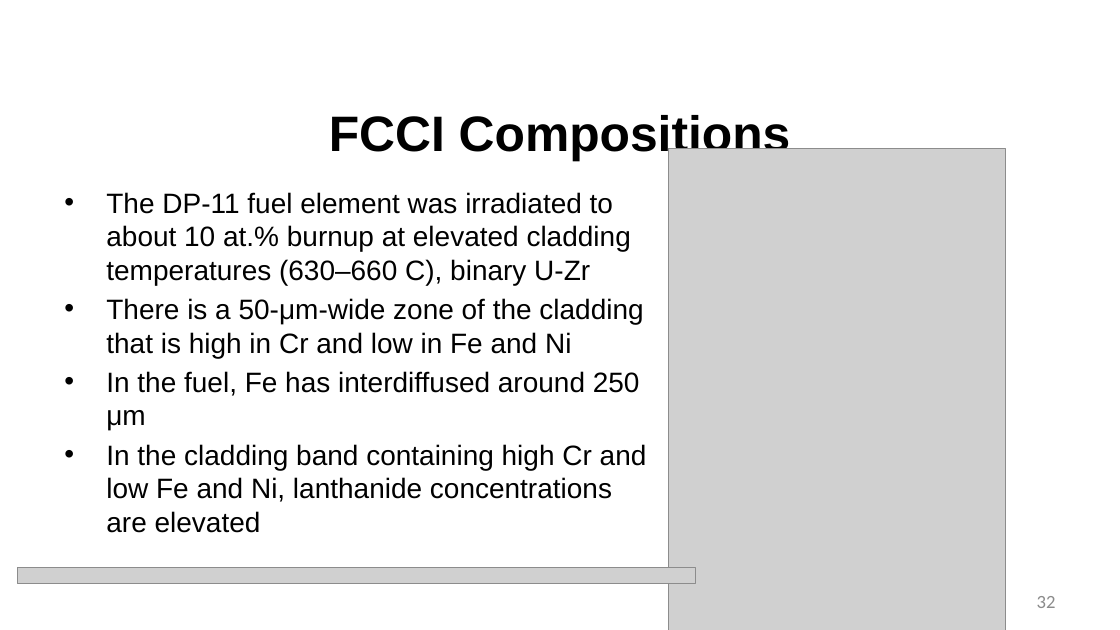
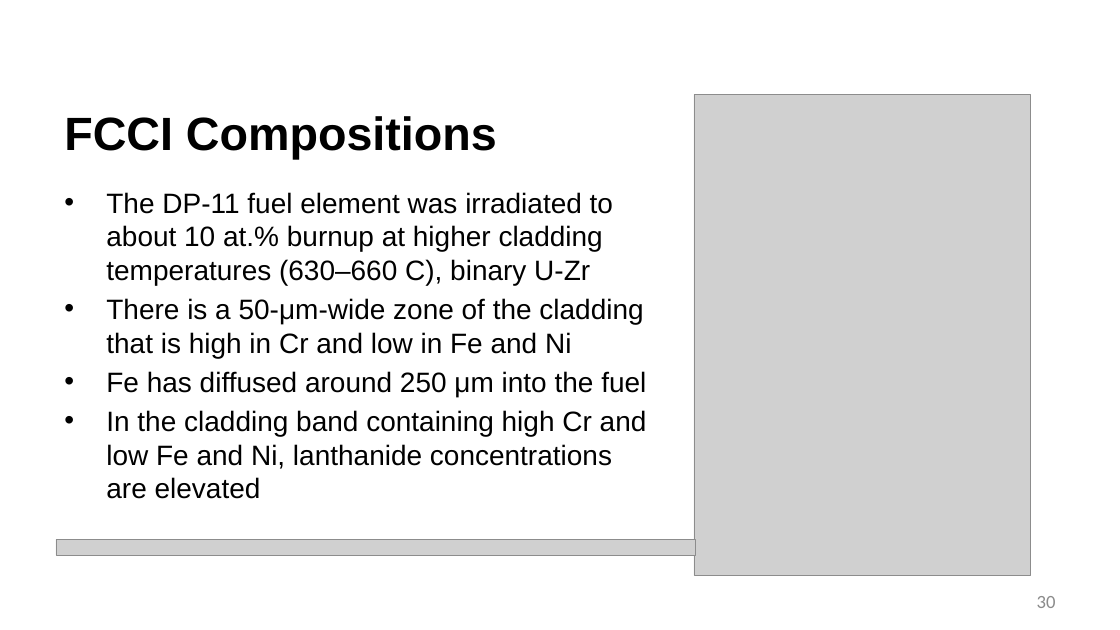
Before and after one commit to benbeeler/TEACHING, a slide deck: slide 30 of Advanced Reactor Materials/Fall2025/Lec10_SFRs.pptx (slide 32 before the commit). Drawn at 1120x630 pixels with LibreOffice and Linux fonts; fonts in the diff are those of the drawing; grey boxes stand for pictures; background and template pictures are left out. Boxes give left, top, right and bottom in pixels: in the first picture for what was removed or moved away, otherwise in the second. Text is boxed around its words. In the diff, an @@ line names an element or a change of style, - is before the commit and + after.

```diff
--- a/Advanced Reactor Materials/Fall2025/Lec10_SFRs.pptx
+++ b/Advanced Reactor Materials/Fall2025/Lec10_SFRs.pptx
@@ title "FCCI Compositions" at (64, 116, 497, 159): size 42.7 to 40 pt; alignment centre to left @@
@@ picture: place and size @@
-picture at (669, 149, 1006, 630)
+picture at (694, 94, 1031, 576)
@@ text at (106, 192, 613, 285): text changed @@
-• The DP-11 fuel element was irradiated to about 10 at.% burnup at elevated cladding temperatures (630–660 C), binary U-Zr
+• The DP-11 fuel element was irradiated to about 10 at.% burnup at higher cladding temperatures (630–660 C), binary U-Zr
@@ text at (106, 371, 646, 397): text changed @@
-• In the fuel, Fe has interdiffused around 250 μm
+• Fe has diffused around 250 μm into the fuel
@@ picture: place and size @@
-picture at (18, 567, 696, 584)
+picture at (56, 539, 696, 555)
@@ page number at (1037, 596, 1056, 608): text changed @@
-32
+30
```
Also in this commit, not shown: 31 other slides changed, 24 slides removed, 7 other files.
